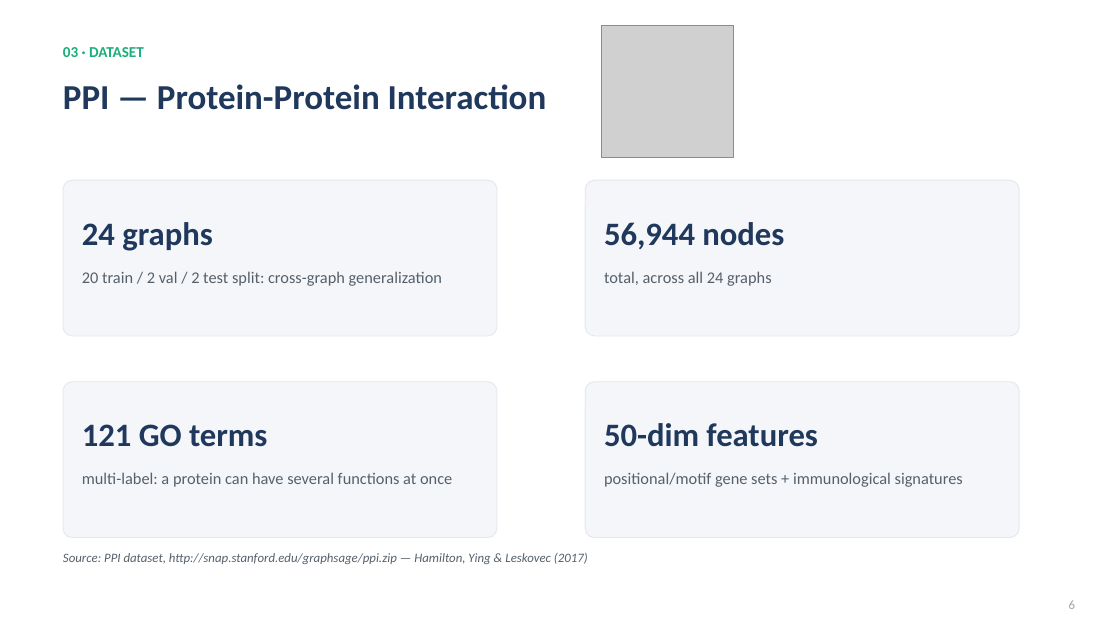
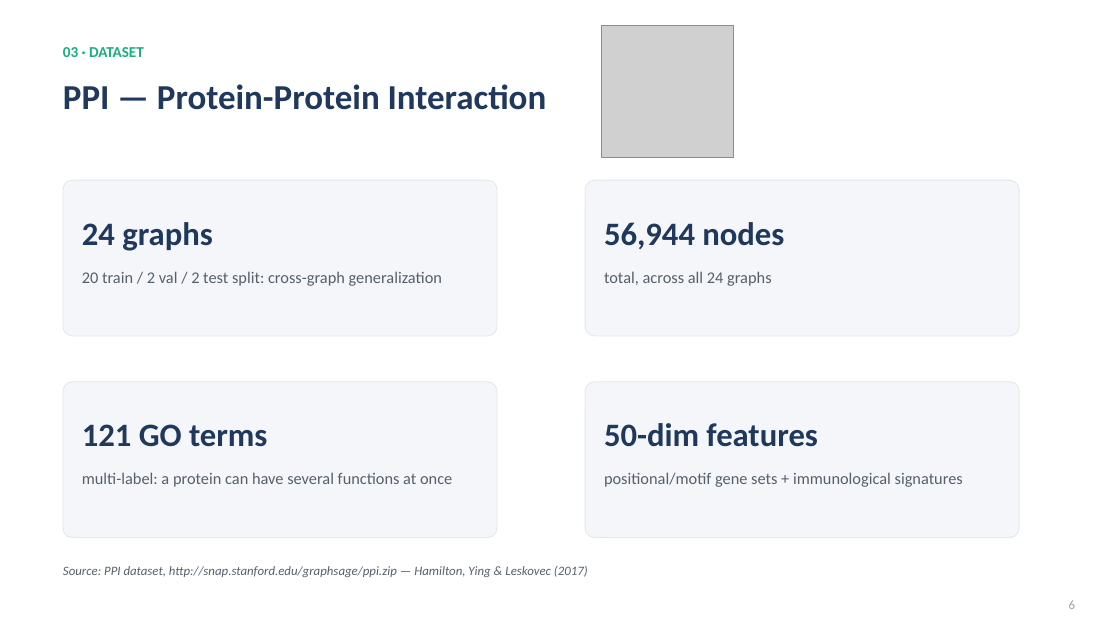
Before and after one commit to fedeceru/GraphSAGE, a slide deck: slide 6 of presentation/GraphSAGE_presentation.pptx. Drawn at 1120x630 pixels with LibreOffice and Linux fonts; fonts in the diff are those of the drawing; grey boxes stand for pictures. Boxes give left, top, right and bottom in pixels: in the first picture for what was removed or moved away, otherwise in the second. Text is boxed around its words. In the diff, an @@ line names an element or a change of style, - is before the commit and + after.

Commit message:
Refactor PPI results evaluation and update metrics
- Added backup presentations for GraphSAGE.
- Updated evaluation results for unsupervised models in JSON files, reflecting new F1 scores.
- Modified PPI results markdown to include separate columns for supervised and unsupervised selections.
- Enhanced `compile_results.py` to clarify the distinction between supervised and unsupervised selections.
- Adjusted `sweep_ppi_experiments.py` to write unsupervised sweep results to a separate JSON file, ensuring the main evaluation remains stable.
- Updated loss and performance curves images for PPI results.

```diff
--- a/presentation/GraphSAGE_presentation.pptx
+++ b/presentation/GraphSAGE_presentation.pptx
@@ text "Source: PPI dataset, http://snap.stanford.edu/graphsage/ppi. ...": place and size @@
-text "Source: PPI dataset, http://snap.stanford.edu/graphsage/ppi. ..." at [63, 553, 588, 564]
+text "Source: PPI dataset, http://snap.stanford.edu/graphsage/ppi. ..." at [63, 566, 588, 577]
```
Also in this commit, not shown: 7 other slides changed, 14 other files.
